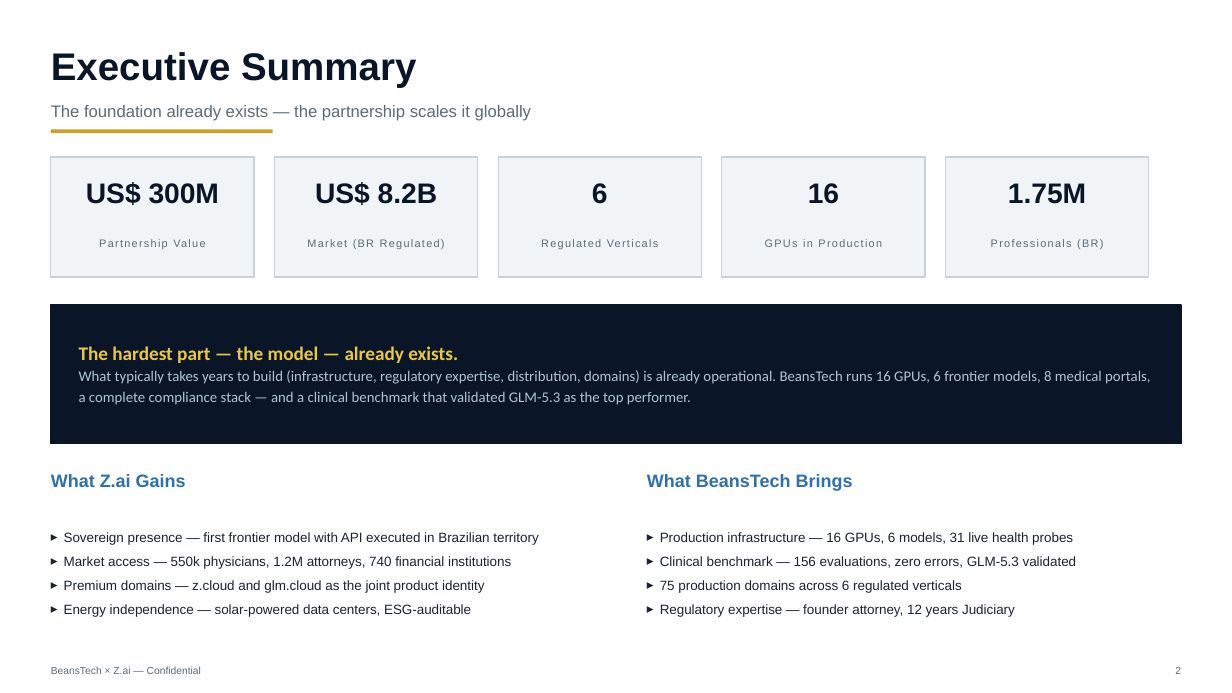
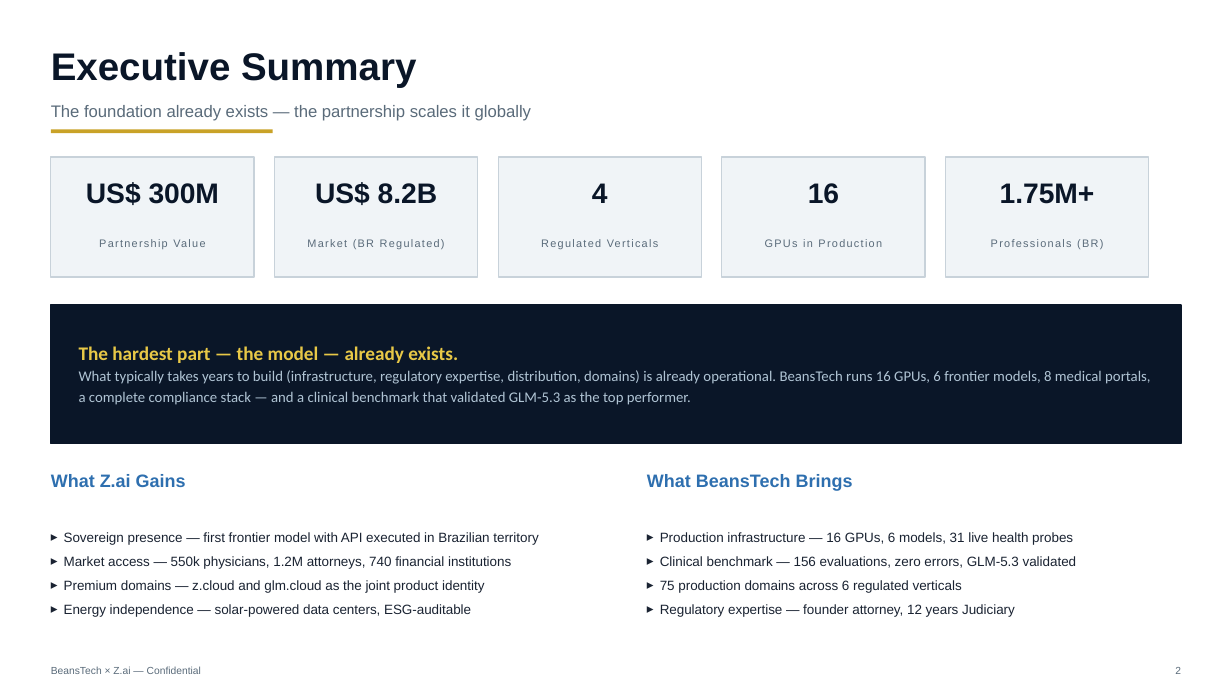
Before and after one commit to beanstechhub/healthtech-infra, a slide deck: slide 2 of apresentacoes/ZCloud-Zai-Parceria-EN.pptx. Drawn at 1232x693 pixels with LibreOffice and Linux fonts; fonts in the diff are those of the drawing. Boxes give left, top, right and bottom in pixels: in the first picture for what was removed or moved away, otherwise in the second. Text is boxed around its words. In the diff, an @@ line names an element or a change of style, - is before the commit and + after.

```diff
--- a/apresentacoes/ZCloud-Zai-Parceria-EN.pptx
+++ b/apresentacoes/ZCloud-Zai-Parceria-EN.pptx
@@ text at bbox=[592, 183, 608, 203]: text changed @@
-6
+4
@@ text at bbox=[1000, 183, 1095, 204]: text changed @@
-1.75M
+1.75M+
```
Also in this commit, not shown: 1 other slide changed, 1 other file.
